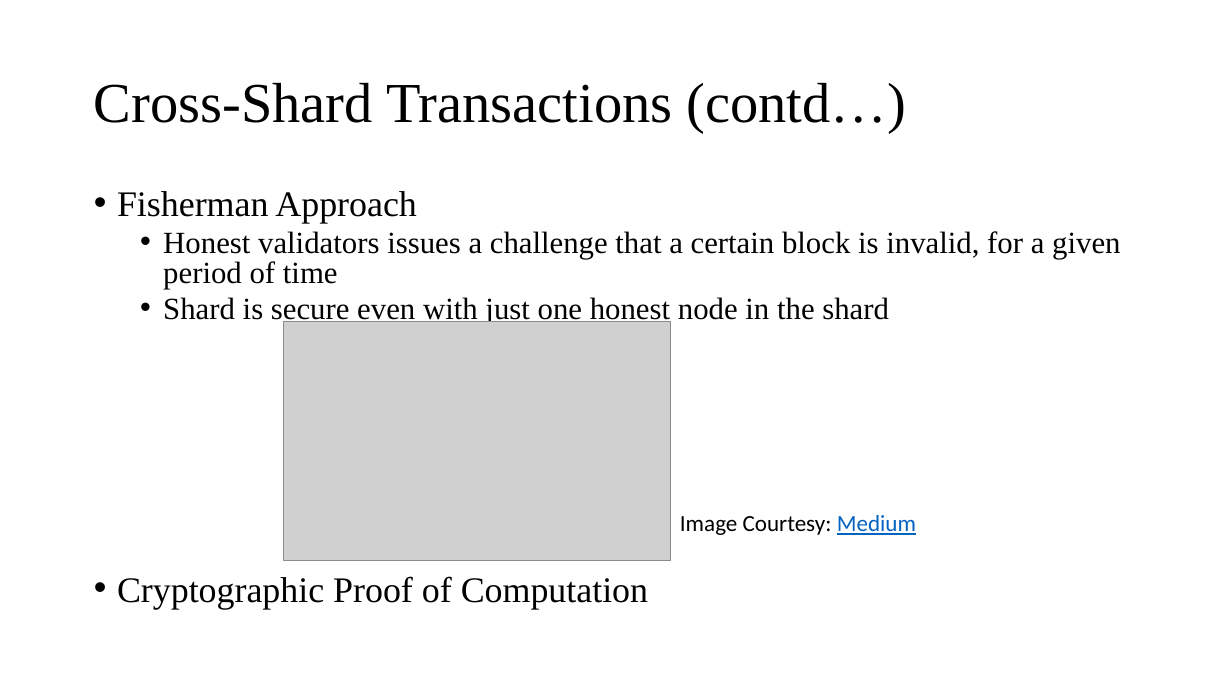
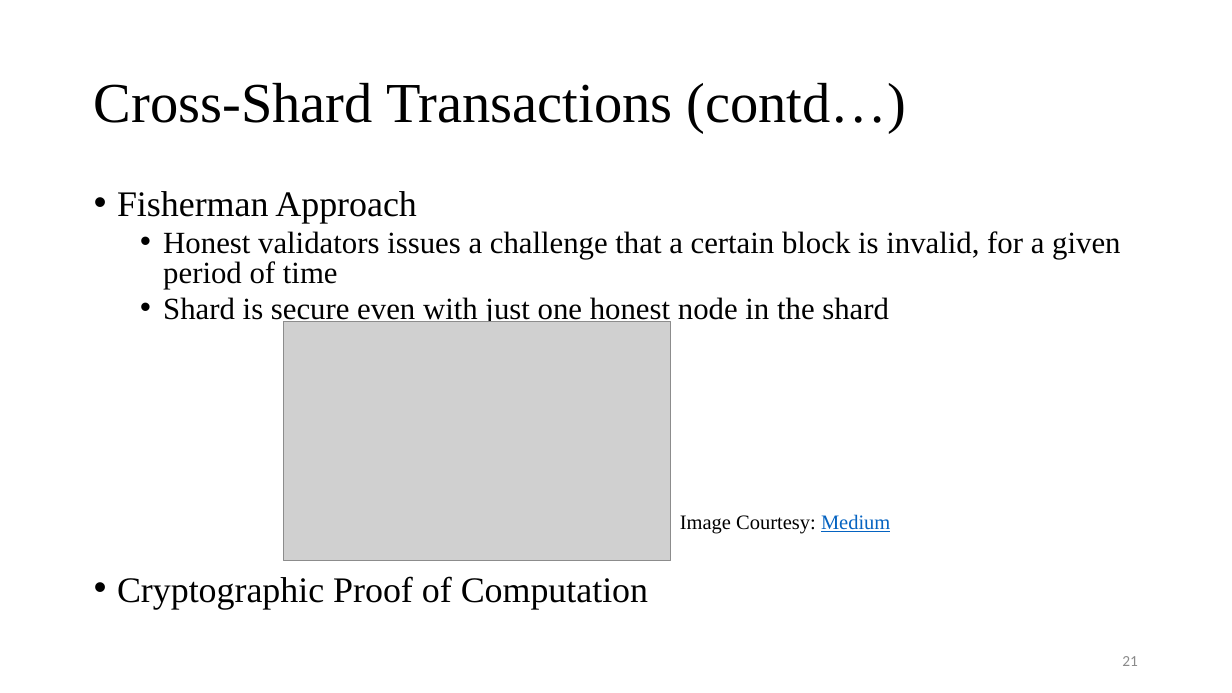
Before and after one commit to Tsajan/2018FallSemPOSTECH, a slide deck: slide 21 of CSED601 Dependable Computing/Sharding.pptx. Drawn at 1232x693 pixels with LibreOffice and Linux fonts; fonts in the diff are those of the drawing; grey boxes stand for pictures. Boxes give left, top, right and bottom in pixels: in the first picture for what was removed or moved away, otherwise in the second. Text is boxed around its words. In the diff, an @@ line names an element or a change of style, - is before the commit and + after.

```diff
--- a/CSED601 Dependable Computing/Sharding.pptx
+++ b/CSED601 Dependable Computing/Sharding.pptx
@@ text "Image Courtesy: Medium" at (680,514,890,534): size 18 to 16 pt, font Calibri to Times New Roman @@
@@ page number added at (1122,656,1138,666), 12 pt, text #8C8C8C @@
+21
```
Also in this commit, not shown: 22 other slides changed, 4 other files.
